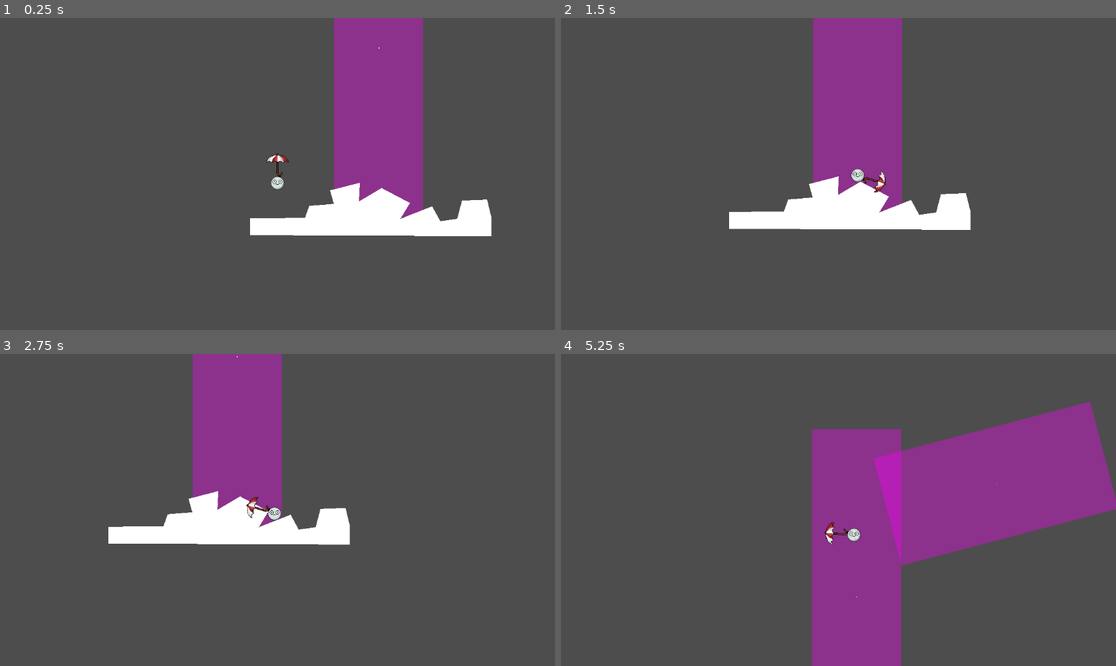
Above: before the commit, frames 1-4 (two rows, left to right).
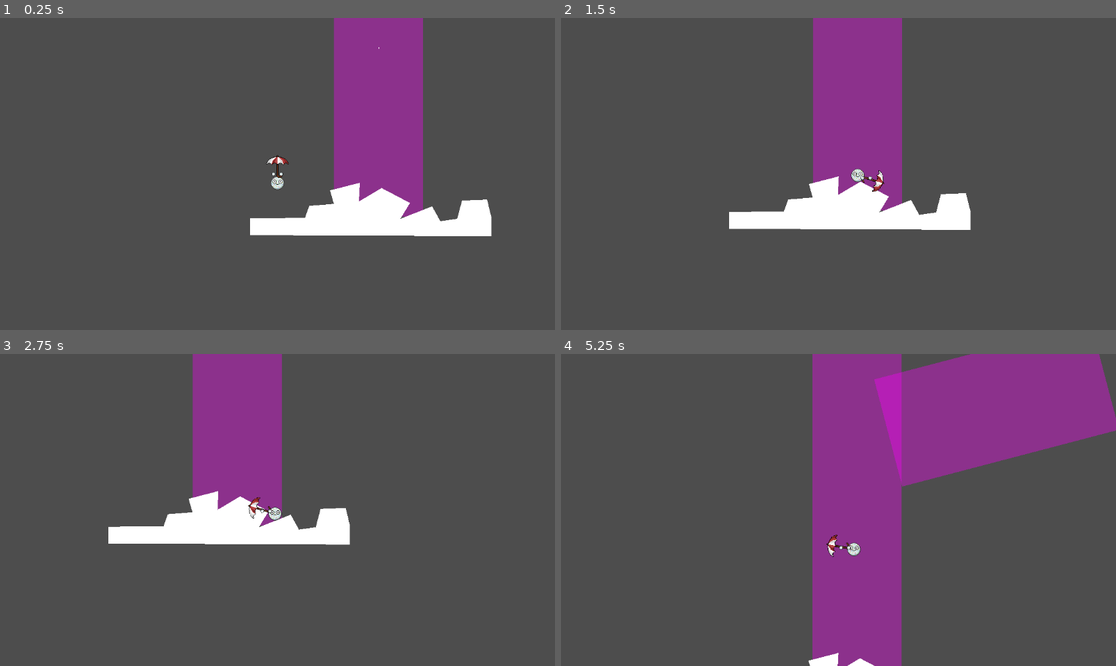
Above: after the commit, the same moments.

Repository: AnJ95/shiny-umbrella
Game: Godot game, scene res://scenes/node_2d.tscn
Same seed, same stepped clock (60 frames per second), same inputs: the game is played once before the commit and once after it. This scene is started directly instead of the project's main scene.
Inputs (mouse positions are in pixels of both pictures, inside the frame that each line leads up to):
- Up to frame 1 (0.25 s): no input
- Up to frame 2 (1.5 s): move the mouse to (810, 236) at 0.52 s; hold D (right) from 0.53 s (still down); tap W (up) at 0.77 s; move the mouse to (1005, 220) at 1.27 s
- Up to frame 3 (2.75 s): tap W (up) at 1.52 s; move the mouse to (111, 463) at 2.02 s; release D (right) at 2.03 s; hold A (left) from 2.03 s (still down)
- Up to frame 4 (5.25 s): move the mouse to (866, 510) at 2.77 s; tap W (up) at 3.02, 3.77, 4.52 s; move the mouse to (755, 432) at 3.52 s; move the mouse to (960, 494) at 4.27 s; release A (left) at 4.28 s; hold D (right) from 4.28 s (still down); move the mouse to (727, 525) at 5.02 s

The runs differ from the first frame. In frame 1, 0.1% of the frame differs, in the area x 47-53%, y 43-52%; in frame 2, 0.1%; in frame 3, 0.2%; in frame 4, 23%, in the area x 44-100%, y 0-100%.

Commit message:
added simple moving hands to the player

Diff:
--- a/scenes/player/player.gd
+++ b/scenes/player/player.gd
@@ -129,10 +129,6 @@
 func _process(delta: float) -> void:
 	umbrella_angle =  rad_to_deg((get_global_mouse_position() - self.position).angle())
 	$umbrella.rotation_degrees = umbrella_angle
+	$right_hand.rotation_degrees = umbrella_angle
+	$left_hand.rotation_degrees = umbrella_angle
 	umbrella_direction = (get_global_mouse_position() - self.position).normalized()
-	var a = 0
-
-	for i in $umbrella/windable.get_wind_properties():
-		a += i.strength
-
-	print(a)
--- a/scenes/player/player.tscn
+++ b/scenes/player/player.tscn
@@ -7,28 +7,10 @@
 [ext_resource type="Texture2D" uid="uid://d3h0l1toa4xro" path="res://scenes/player/sprites/eyes.png" id="4_s8spw"]
 [ext_resource type="Texture2D" uid="uid://b3li0tf60fppp" path="res://scenes/player/sprites/mouth.png" id="5_ekqu3"]
 [ext_resource type="PackedScene" uid="uid://hu7t8skah5lv" path="res://scenes/windable/windable.tscn" id="6_8sffo"]
+[ext_resource type="Texture2D" uid="uid://xd0b3mlsrai1" path="res://scenes/player/sprites/hand.png" id="8_pxm87"]
 
 [sub_resource type="CircleShape2D" id="CircleShape2D_b83yy"]
 radius = 14.0
-
-[sub_resource type="CapsuleShape2D" id="CapsuleShape2D_0ipyr"]
-radius = 9.0
-height = 54.0
-
-[sub_resource type="AtlasTexture" id="AtlasTexture_go3gj"]
-atlas = ExtResource("3_rmrgq")
-region = Rect2(0, 0, 46, 61)
-
-[sub_resource type="SpriteFrames" id="SpriteFrames_5redo"]
-animations = [{
-"frames": [{
-"duration": 1.0,
-"texture": SubResource("AtlasTexture_go3gj")
-}],
-"loop": true,
-"name": &"default",
-"speed": 5.0
-}]
 
 [sub_resource type="AtlasTexture" id="AtlasTexture_kekri"]
 atlas = ExtResource("2_cp4cd")
@@ -90,6 +72,55 @@
 "speed": 5.0
 }]
 
+[sub_resource type="CapsuleShape2D" id="CapsuleShape2D_0ipyr"]
+radius = 9.0
+height = 54.0
+
+[sub_resource type="AtlasTexture" id="AtlasTexture_vtk17"]
+atlas = ExtResource("3_rmrgq")
+region = Rect2(0, 0, 46, 47)
+
+[sub_resource type="SpriteFrames" id="SpriteFrames_5redo"]
+animations = [{
+"frames": [{
+"duration": 1.0,
+"texture": SubResource("AtlasTexture_vtk17")
+}],
+"loop": true,
+"name": &"default",
+"speed": 5.0
+}]
+
+[sub_resource type="AtlasTexture" id="AtlasTexture_gs8vp"]
+atlas = ExtResource("8_pxm87")
+region = Rect2(0, 0, 32, 32)
+
+[sub_resource type="SpriteFrames" id="SpriteFrames_cx0go"]
+animations = [{
+"frames": [{
+"duration": 1.0,
+"texture": SubResource("AtlasTexture_gs8vp")
+}],
+"loop": true,
+"name": &"default",
+"speed": 5.0
+}]
+
+[sub_resource type="AtlasTexture" id="AtlasTexture_uunag"]
+atlas = ExtResource("8_pxm87")
+region = Rect2(0, 0, 32, 32)
+
+[sub_resource type="SpriteFrames" id="SpriteFrames_m0m6d"]
+animations = [{
+"frames": [{
+"duration": 1.0,
+"texture": SubResource("AtlasTexture_uunag")
+}],
+"loop": true,
+"name": &"default",
+"speed": 5.0
+}]
+
 [node name="player" type="CharacterBody2D"]
 script = ExtResource("1_1rsda")
 
@@ -99,28 +130,6 @@
 [node name="Camera2D" type="Camera2D" parent="."]
 process_callback = 0
 position_smoothing_enabled = true
-
-[node name="umbrella" type="Area2D" parent="."]
-collision_layer = 128
-
-[node name="CollisionPolygon2D" type="CollisionPolygon2D" parent="umbrella"]
-position = Vector2(3, 0)
-polygon = PackedVector2Array(40, -23, 40, 23, 51, 16, 55, 6, 55, -6, 51, -16)
-
-[node name="windable" parent="umbrella" instance=ExtResource("6_8sffo")]
-position = Vector2(27, 0)
-
-[node name="CollisionShape2D" type="CollisionShape2D" parent="umbrella/windable"]
-position = Vector2(22, 0)
-shape = SubResource("CapsuleShape2D_0ipyr")
-
-[node name="umbrella_sprite" type="AnimatedSprite2D" parent="umbrella"]
-position = Vector2(31, 0)
-rotation = 1.5708
-sprite_frames = SubResource("SpriteFrames_5redo")
-
-[node name="UmbrellaCast" type="RayCast2D" parent="umbrella"]
-target_position = Vector2(48, 0)
 
 [node name="sprites" type="Node2D" parent="."]
 
@@ -135,3 +144,39 @@
 
 [node name="mouth" type="AnimatedSprite2D" parent="sprites"]
 sprite_frames = SubResource("SpriteFrames_uwtxk")
+
+[node name="umbrella" type="Area2D" parent="."]
+collision_layer = 128
+
+[node name="CollisionPolygon2D" type="CollisionPolygon2D" parent="umbrella"]
+position = Vector2(-1, 0)
+polygon = PackedVector2Array(40, -23, 40, 23, 51, 16, 55, 6, 55, -6, 51, -16)
+
+[node name="windable" parent="umbrella" instance=ExtResource("6_8sffo")]
+position = Vector2(27, 0)
+
+[node name="CollisionShape2D" type="CollisionShape2D" parent="umbrella/windable"]
+position = Vector2(19, 0)
+shape = SubResource("CapsuleShape2D_0ipyr")
+
+[node name="umbrella_sprite" type="AnimatedSprite2D" parent="umbrella"]
+position = Vector2(34, 0)
+rotation = 1.5708
+sprite_frames = SubResource("SpriteFrames_5redo")
+
+[node name="UmbrellaCast" type="RayCast2D" parent="umbrella"]
+target_position = Vector2(48, 0)
+
+[node name="left_hand" type="Node2D" parent="."]
+position = Vector2(-8, 0)
+
+[node name="hand_sprite" type="AnimatedSprite2D" parent="left_hand"]
+position = Vector2(19, 0)
+sprite_frames = SubResource("SpriteFrames_cx0go")
+
+[node name="right_hand" type="Node2D" parent="."]
+position = Vector2(8, 0)
+
+[node name="hand_sprite" type="AnimatedSprite2D" parent="right_hand"]
+position = Vector2(19, 0)
+sprite_frames = SubResource("SpriteFrames_m0m6d")
Not shown: 1 places in scenes/player/player.tscn that only renumber resources
